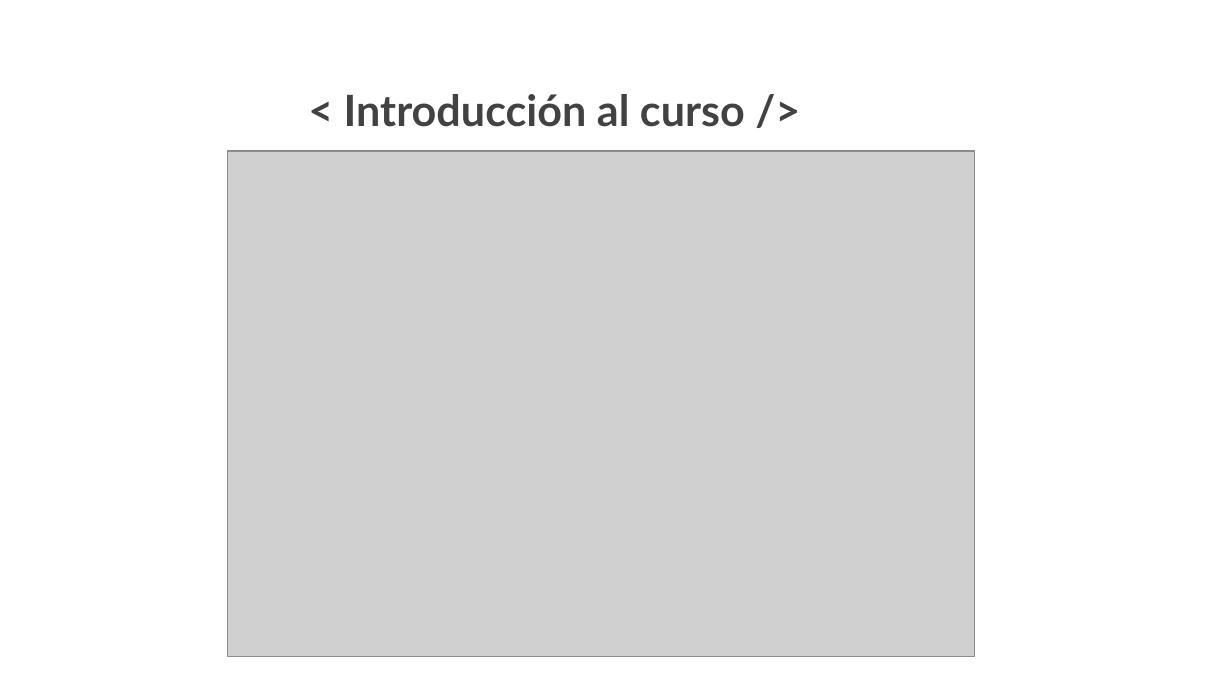
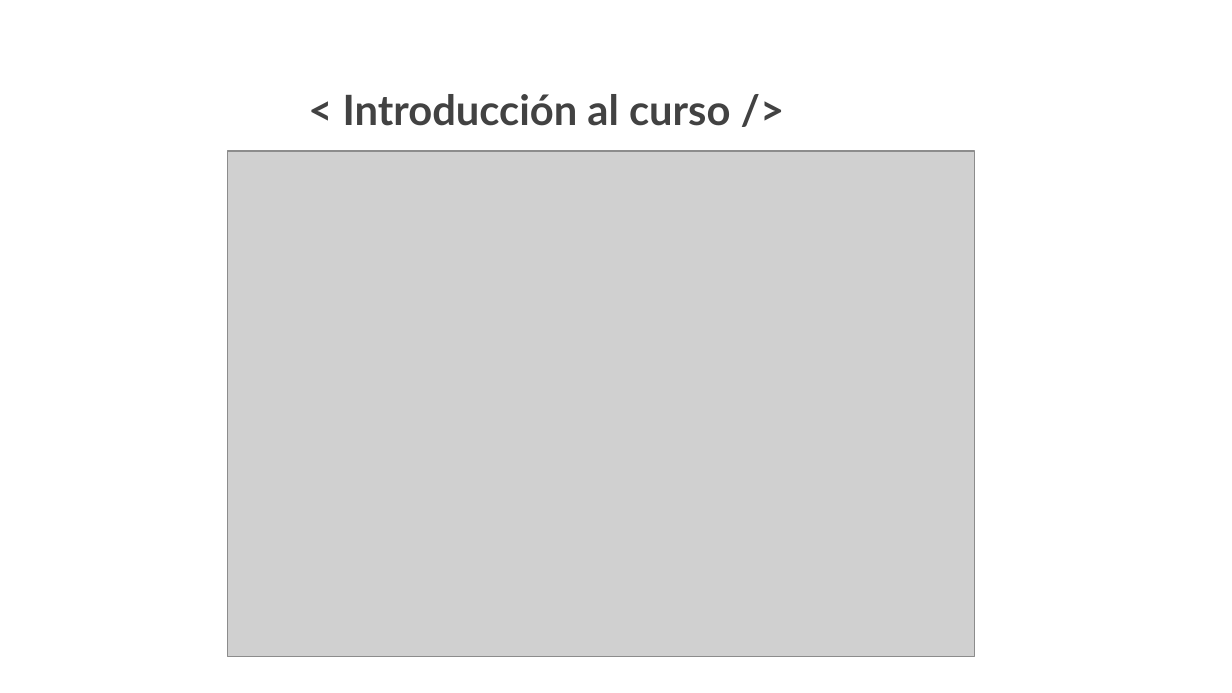
Before and after one commit to Data-Crew/transport-networks-lab, a slide deck: slide 1 of Presentaciones/Introducción al curso.pptx. Drawn at 1232x693 pixels with LibreOffice and Linux fonts; fonts in the diff are those of the drawing; grey boxes stand for pictures. Boxes give left, top, right and bottom in pixels: in the first picture for what was removed or moved away, otherwise in the second. Text is boxed around its words. In the diff, an @@ line names an element or a change of style, - is before the commit and + after.

Commit message:
actualizacion consigna taller y presentacion intro

```diff
--- a/Presentaciones/Introducción al curso.pptx
+++ b/Presentaciones/Introducción al curso.pptx
@@ title "< Introducción al curso />" at (343, 94, 730, 126): size 25.2 to 24.4 pt @@
```
Also in this commit, not shown: 8 other slides changed, 5 slides added, 1 slide removed, 7 other files.
